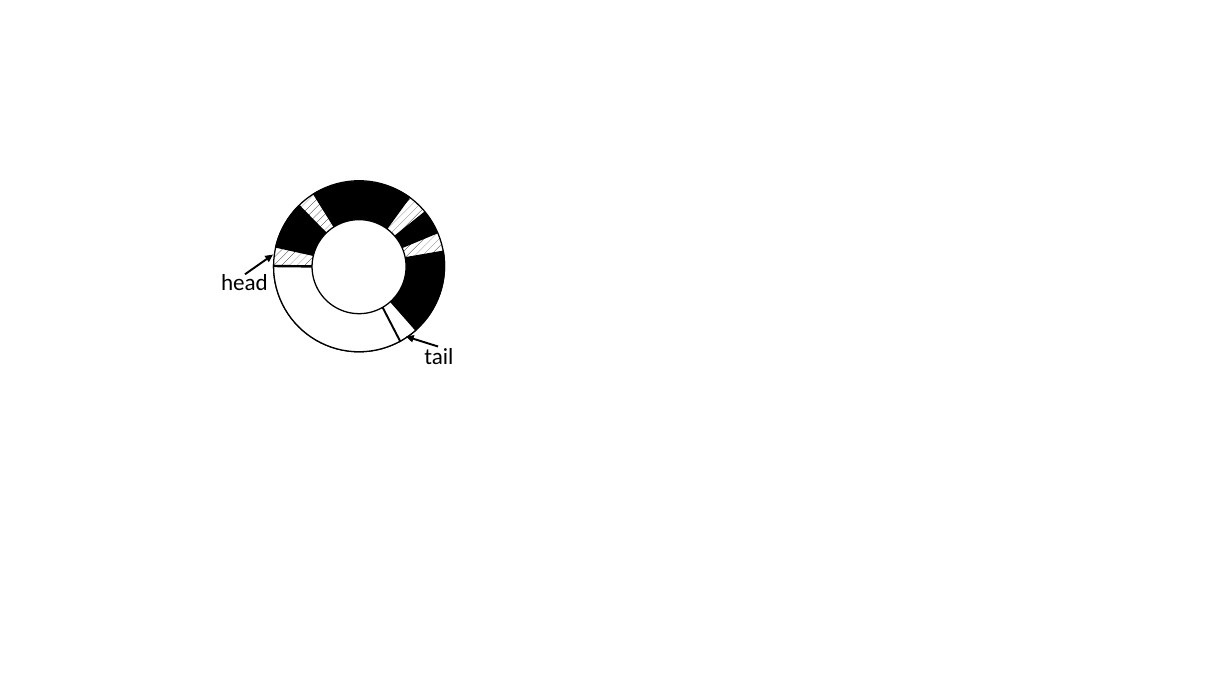
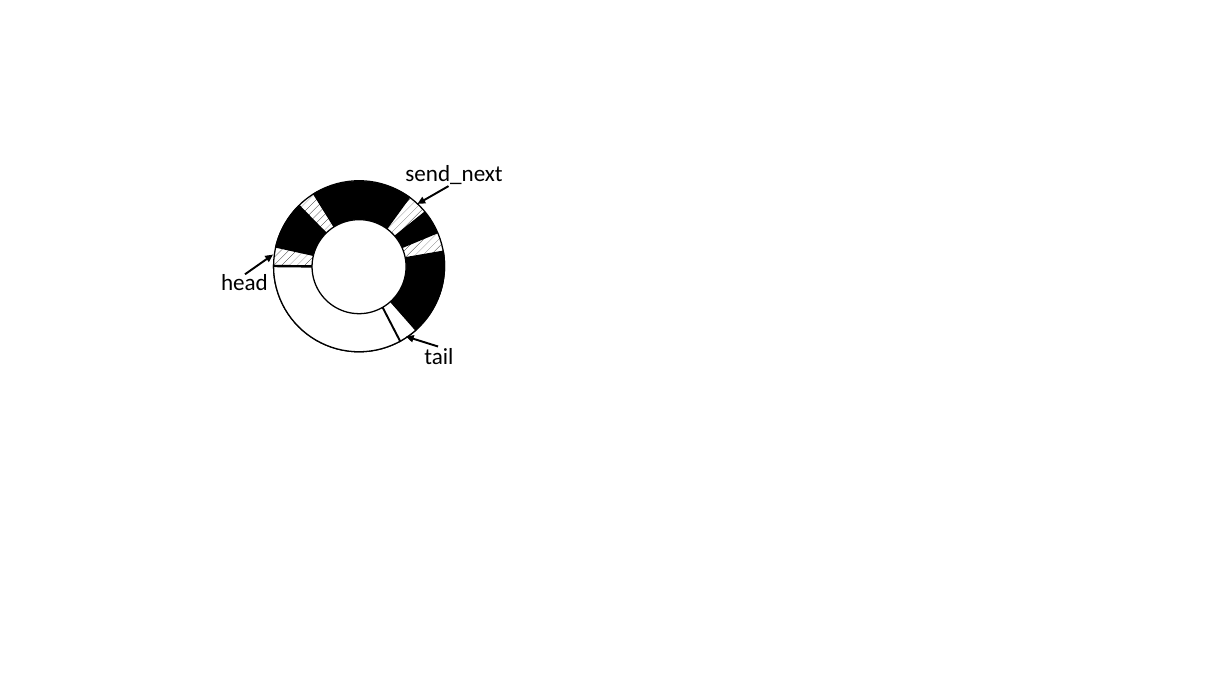
Before and after one commit to bojieli/SocksDirect-paper, a slide deck: slide 1 of images/ringbuffer_new.pptx. Drawn at 1232x693 pixels with LibreOffice and Linux fonts; fonts in the diff are those of the drawing. Boxes give left, top, right and bottom in pixels: in the first picture for what was removed or moved away, otherwise in the second. Text is boxed around its words. In the diff, an @@ line names an element or a change of style, - is before the commit and + after.

```diff
--- a/images/ringbuffer_new.pptx
+++ b/images/ringbuffer_new.pptx
@@ text added at (405,165,502,188), 18 pt, text #000000 @@
+send_next
@@ arrow added from (448, 186) to (418, 204), #000000 1.5 pt @@
```
Also in this commit, not shown: 7 other files.
